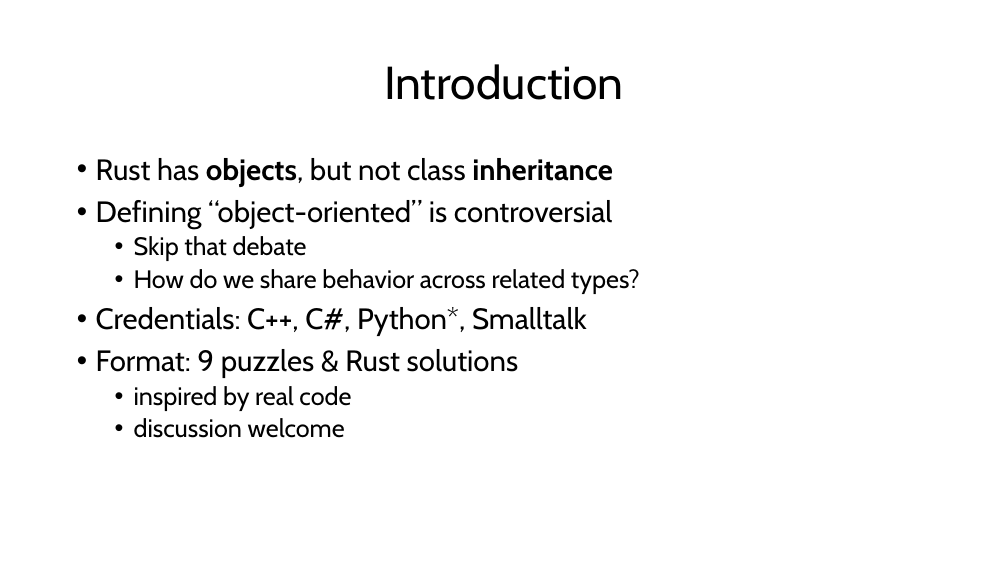
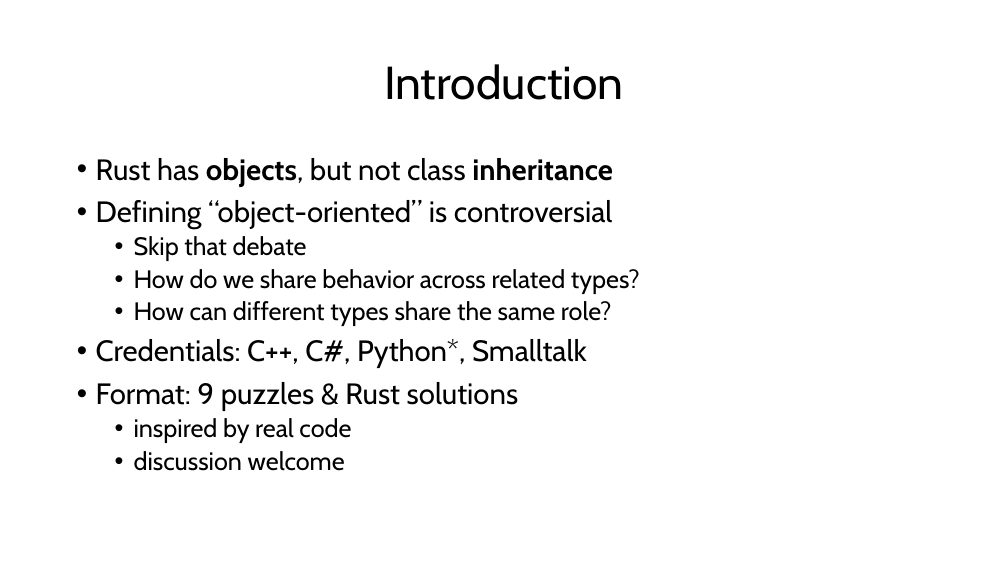
Before and after one commit to CarlKCarlK/inherit, a slide deck: slide 2 of docs/intro.pptx. Drawn at 1008x567 pixels with LibreOffice and Linux fonts; fonts in the diff are those of the drawing. Boxes give left, top, right and bottom in pixels: in the first picture for what was removed or moved away, otherwise in the second. Text is boxed around its words. In the diff, an @@ line names an element or a change of style, - is before the commit and + after.

```diff
--- a/docs/intro.pptx
+++ b/docs/intro.pptx
@@ text at bbox=[134, 301, 612, 326]: paragraph added @@
+  • How can different types share the same role?
```
Also in this commit, not shown: 9 other files.
